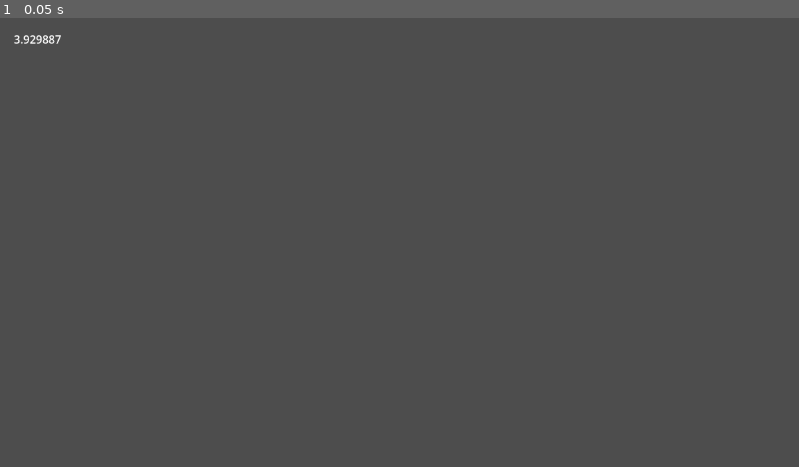
Above: before the commit, frame 1.
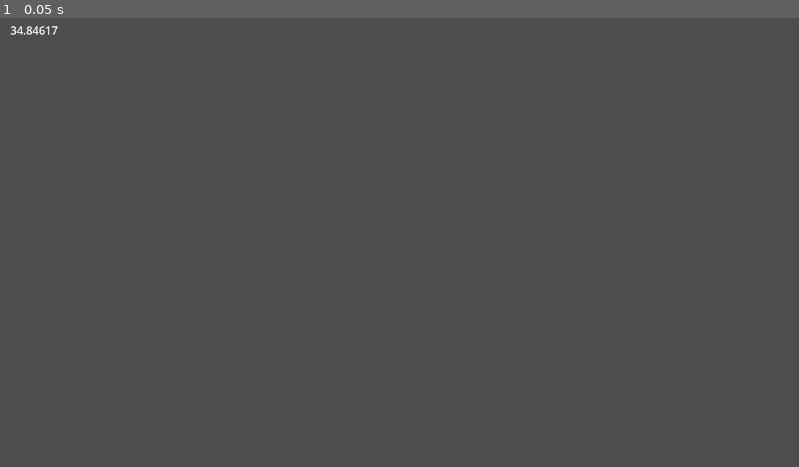
Above: after the commit, the same moment.

Repository: richardhozak/cargame
Game: Godot game, scene res://main.tscn
Same seed, same stepped clock (60 frames per second), same inputs: the game is played once before the commit and once after it.
Inputs:
- Up to frame 1 (0.05 s): no input

The runs differ from the first frame. In frame 1, 0.1% of the frame differs, in the area x 1-8%, y 1-6%.

Commit message:
Load vertices and indices of a track in gdphysics

Diff:
--- a/game/main.tscn
+++ b/game/main.tscn
@@ -55,8 +55,8 @@
 track = NodePath("../track1")
 
 [node name="Label" type="Label" parent="."]
-offset_left = 19.9998
-offset_top = 19.2553
-offset_right = 88.9998
-offset_bottom = 42.2555
-text = "3.929887"
+offset_left = 15.4576
+offset_top = 5.80429
+offset_right = 84.4576
+offset_bottom = 28.8044
+text = "34.84617"
Not shown, changed: src/gdphysics.cpp
